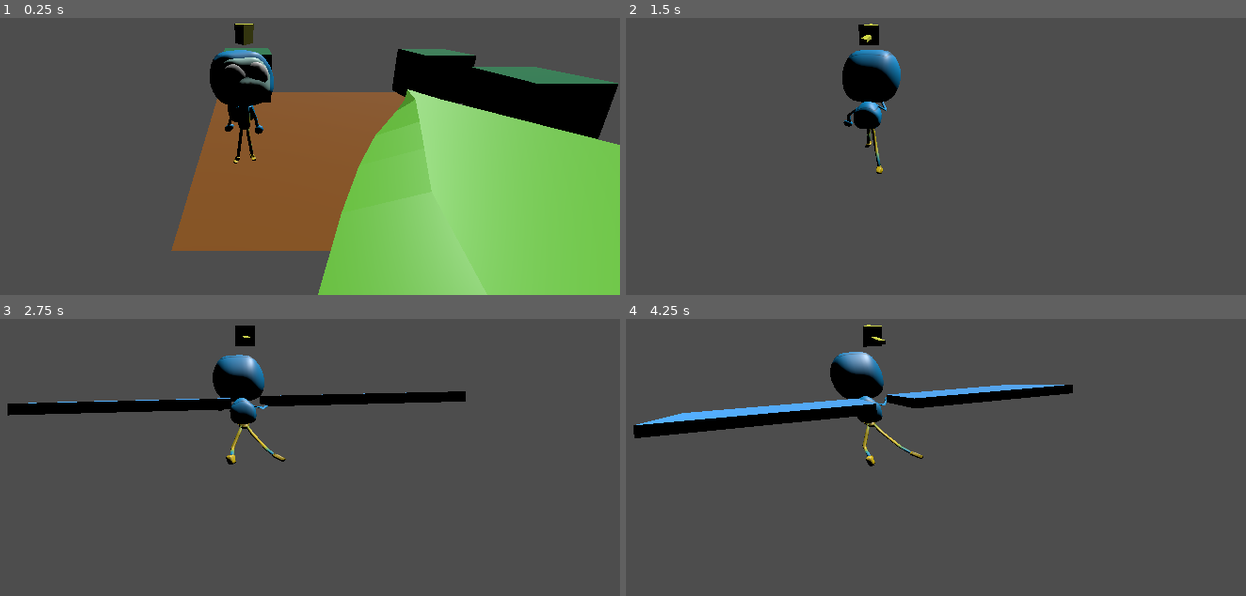
Above: before the commit, frames 1-4 (two rows, left to right).
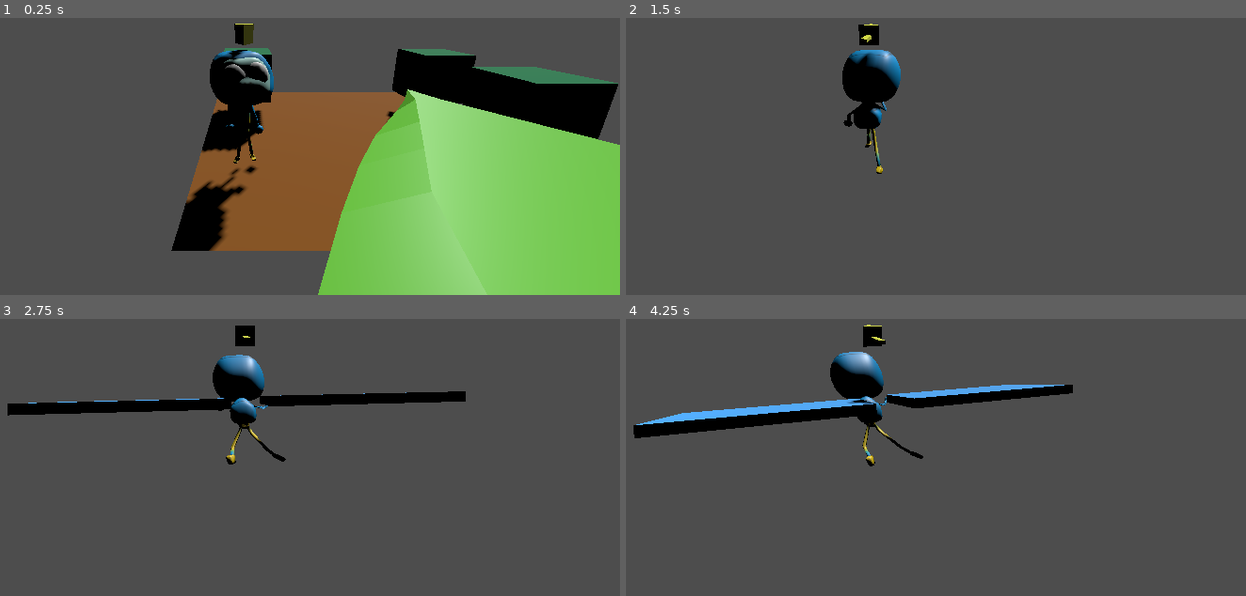
Above: after the commit, the same moments.

Repository: AidanNC/ProjectBeanstalk
Game: Godot game, scene res://Scenes/main.tscn
The game is run twice, just before and just after one commit, with the same random seed, the same clock (stepped at 60 frames per second) and the same inputs.
Inputs (mouse positions are in pixels of both pictures, inside the frame that each line leads up to):
- Up to frame 1 (0.25 s): no input
- Up to frame 2 (1.5 s): move the mouse to (911, 81) at 0.52 s; hold Space (jump) 0.53-1.28 s; hold W (move_forward) from 0.53 s (still down); move the mouse to (830, 87) at 1.27 s; tap Space (jump) at 1.35 s
- Up to frame 3 (2.75 s): keep holding W (move_forward); tap Space (jump) at 1.52, 1.82 s; move the mouse to (260, 377) at 2.02 s; hold Space (jump) from 2.03 s (still down)
- Up to frame 4 (4.25 s): keep holding W (move_forward); move the mouse to (861, 391) at 2.77 s; release Space (jump) at 2.78 s; tap Space (jump) at 2.85, 3.02, 3.32 s; move the mouse to (923, 391) at 3.52 s; hold Space (jump) from 3.53 s (still down)

The runs differ from the first frame. In frame 1, 2.8% of the frame differs, in the area x 27-64%, y 11-85%; in frame 2, 0.2%; in frame 3, 0.1%; in frame 4, 0.2%.

Commit message:
add: changes to gliding and losing wings

Diff:
--- a/projectbeanstalk/Scenes/main.tscn
+++ b/projectbeanstalk/Scenes/main.tscn
@@ -32,6 +32,7 @@
 
 [node name="DirectionalLight3D" type="DirectionalLight3D" parent="."]
 transform = Transform3D(-0.825595, -0.433244, 0.361515, -0.0902264, 0.733801, 0.673346, -0.557003, 0.523293, -0.644913, 3.35065, 8.65789, -10.7358)
+shadow_enabled = true
 
 [node name="Beanstalk" parent="." instance=ExtResource("4_jjvhh")]
 transform = Transform3D(1, 0, 0, 0, 1, 0, 0, 0, 1, 0.943906, 0, 9.7772)
--- a/projectbeanstalk/Scenes/player.tscn
+++ b/projectbeanstalk/Scenes/player.tscn
@@ -11,6 +11,9 @@
 
 [sub_resource type="BoxMesh" id="BoxMesh_vgqql"]
 material = SubResource("StandardMaterial3D_6t5aa")
+
+[sub_resource type="BoxShape3D" id="BoxShape3D_6t5aa"]
+size = Vector3(1, 0.2, 2.1)
 
 [sub_resource type="StandardMaterial3D" id="StandardMaterial3D_vgqql"]
 albedo_color = Color(0.968627, 1, 0.247059, 1)
@@ -56,13 +59,27 @@
 [node name="Wings" type="Node3D" parent="Player_Body/BODY"]
 transform = Transform3D(-4.37114e-08, 0, 1, 0.489154, 0.872197, 2.13816e-08, -0.872197, 0.489154, -3.8125e-08, 0, 0.465267, -1.25593)
 
-[node name="MeshInstance3D" type="MeshInstance3D" parent="Player_Body/BODY/Wings"]
-transform = Transform3D(0.957814, 0.0255134, 0, -0.233012, 0.104875, 0, 0, 0, 2.08674, -0.471308, 0.466649, -1.2438)
+[node name="Left_Wing" type="Area3D" parent="Player_Body/BODY/Wings"]
+
+[node name="MeshInstance3D2" type="MeshInstance3D" parent="Player_Body/BODY/Wings/Left_Wing"]
+transform = Transform3D(0.957814, 0.0255134, 7.10543e-15, -0.233012, 0.104875, 0, 0, 2.22045e-16, 2.08674, -0.467506, 0.446293, 1.25888)
 mesh = SubResource("BoxMesh_vgqql")
+skeleton = NodePath("../..")
 
-[node name="MeshInstance3D2" type="MeshInstance3D" parent="Player_Body/BODY/Wings"]
-transform = Transform3D(0.957814, 0.0255134, 0, -0.233012, 0.104875, 0, 0, 0, 2.08674, -0.467506, 0.446293, 1.25888)
+[node name="Col_Wing_Left" type="CollisionShape3D" parent="Player_Body/BODY/Wings/Left_Wing"]
+transform = Transform3D(0.965158, 0.261667, -1.52298e-09, -0.261667, 0.965158, -1.14378e-08, -1.52298e-09, 1.14378e-08, 1, -0.470834, 0.443242, 1.28996)
+shape = SubResource("BoxShape3D_6t5aa")
+
+[node name="Right_Wing" type="Area3D" parent="Player_Body/BODY/Wings"]
+
+[node name="MeshInstance3D" type="MeshInstance3D" parent="Player_Body/BODY/Wings/Right_Wing"]
+transform = Transform3D(0.957814, 0.0255134, 7.10543e-15, -0.233012, 0.104875, 0, 0, 2.22045e-16, 2.08674, -0.471308, 0.466649, -1.2438)
 mesh = SubResource("BoxMesh_vgqql")
+skeleton = NodePath("../..")
+
+[node name="COL_Wing_Right" type="CollisionShape3D" parent="Player_Body/BODY/Wings/Right_Wing"]
+transform = Transform3D(0.965158, 0.261667, -1.52298e-09, -0.261667, 0.965158, -1.14378e-08, -1.52298e-09, 1.14378e-08, 1, -0.470834, 0.443242, -1.27191)
+shape = SubResource("BoxShape3D_6t5aa")
 
 [node name="arrowtip" type="MeshInstance3D" parent="Player_Body/BODY"]
 transform = Transform3D(0.259313, 0, 0, 0, -1.13349e-08, -0.259313, 0, 0.259313, -1.13349e-08, 0, 1.37252, 0)
@@ -73,3 +90,11 @@
 transform = Transform3D(-2.19467e-08, 0, 0.0748483, 0, 0.0427573, 0, -0.502082, 0, -3.27172e-09, 0, 1.35068, -0.330581)
 mesh = SubResource("BoxMesh_x3wgy")
 skeleton = NodePath("../..")
+
+[node name="GlideTimer" type="Timer" parent="Player_Body"]
+wait_time = 0.5
+one_shot = true
+
+[connection signal="body_entered" from="Player_Body/BODY/Wings/Left_Wing" to="Player_Body" method="_on_left_wing_body_entered"]
+[connection signal="body_entered" from="Player_Body/BODY/Wings/Right_Wing" to="Player_Body" method="_on_right_wing_body_entered"]
+[connection signal="timeout" from="Player_Body/GlideTimer" to="Player_Body" method="_on_timer_timeout"]
--- a/projectbeanstalk/scripts/character_body_3d.gd
+++ b/projectbeanstalk/scripts/character_body_3d.gd
@@ -8,7 +8,11 @@
 var flying: bool = false
 var _theta: float
 var gliding: bool = false
+var can_glide: bool = false
 var can_jump: bool = true
+
+var left_wing_disabled = false
+var right_wing_disabled = false
 
 var lastSpeed = [0]
 
@@ -17,10 +21,11 @@
 	handleJump()
 	applyGravity(delta)
 	move_and_slide()
+	handleWings()
+	handleGlideTiming()
 
 	rotate_player(delta)
 
-	print(velocity)
 
 func _process(_delta) -> void:
 	if gliding:
@@ -36,6 +41,11 @@
 
 	else:
 		$"BODY/AnimatedRig/AnimationPlayer".play("IDLE CYCLE")
+
+
+	$BODY/Wings/Left_Wing.visible = !left_wing_disabled;
+	$BODY/Wings/Right_Wing.visible = !right_wing_disabled;
+
 
 
 
@@ -59,7 +69,10 @@
 		velocity.y = jumpVelocity
 		can_jump = false
 	if Input.is_action_pressed("jump"):
-		gliding = true
+		if can_glide:
+			gliding = true
+		else:
+			gliding = false
 	else:
 		gliding = false
 
@@ -94,22 +107,26 @@
 		move_direction += Vector3(camera_direction.x, 0, camera_direction.z)
 		storeSpeed(directionMap["BACKWARD"])
 	# Pressing A moves left on XZ plane in the direction the camera is facing
-	if Input.is_action_pressed("move_left"):
+	if Input.is_action_pressed("move_left") && !left_wing_disabled:
 		move_direction += Vector3(-camera_direction.z, 0, camera_direction.x)
 		storeSpeed(directionMap["LEFT"])
 	# Pressing D moves right on XZ plane in the direction the camera is facing
-	if Input.is_action_pressed("move_right"):
+	if Input.is_action_pressed("move_right") && !right_wing_disabled:
 		move_direction += Vector3(camera_direction.z, 0, -camera_direction.x)
 		storeSpeed(directionMap["RIGHT"])
 	# Not pressing any movement keys
 	if not Input.is_action_pressed("move_forward") and not Input.is_action_pressed("move_back") and not Input.is_action_pressed("move_left") and not Input.is_action_pressed("move_right"):
 		storeSpeed(directionMap["NONE"])
 
-	#not sure if this is doing anything
+	##if both wings are gone then you can't move at all
+	if left_wing_disabled && right_wing_disabled:
+		storeSpeed(directionMap["NONE"])
+		move_direction = Vector3.ZERO
 
 	var acc = 0.4
 	if lastSpeed[0] == directionMap["NONE"]:
 		acc = max(0, speed-0.01*lastSpeed.size())
+
 
 	move_direction = move_direction.normalized() * acc
 	velocity += move_direction
@@ -117,3 +134,33 @@
 	velocity.x = round(velocity.x * 0.98 * 100)/100
 	velocity.z = max(abs(velocity.z)-0.1, 0) * sign(velocity.z)
 	velocity.x = max(abs(velocity.x)-0.1, 0) * sign(velocity.x)
+
+
+func handleGlideTiming():
+	if !is_on_floor() && $GlideTimer.is_stopped():
+		$GlideTimer.start()
+	if is_on_floor():
+		can_glide = false
+		$GlideTimer.stop()
+
+
+
+func handleWings():
+	if is_on_floor():
+		left_wing_disabled = false
+		right_wing_disabled = false
+
+
+func _on_left_wing_body_entered(body: Node3D) -> void:
+	if gliding:
+		left_wing_disabled = true
+
+
+func _on_right_wing_body_entered(body: Node3D) -> void:
+	if gliding:
+		right_wing_disabled = true
+
+
+func _on_timer_timeout() -> void:
+	can_glide = true
+	print("can glide!")
Not shown: 1 places in projectbeanstalk/Scenes/player.tscn that only renumber resources
